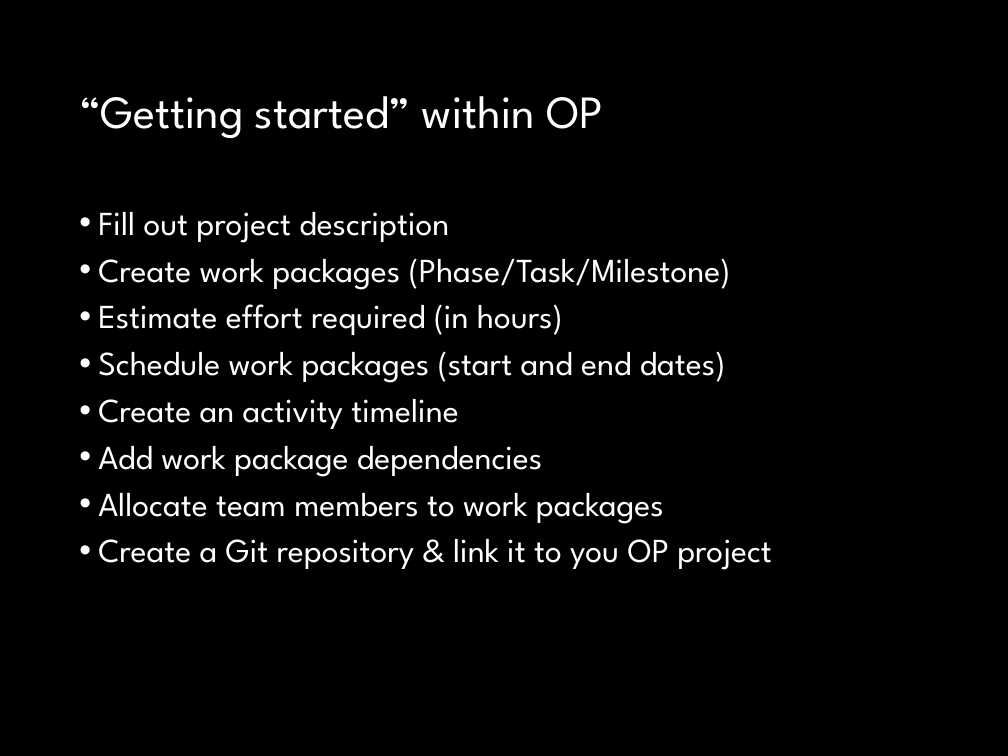
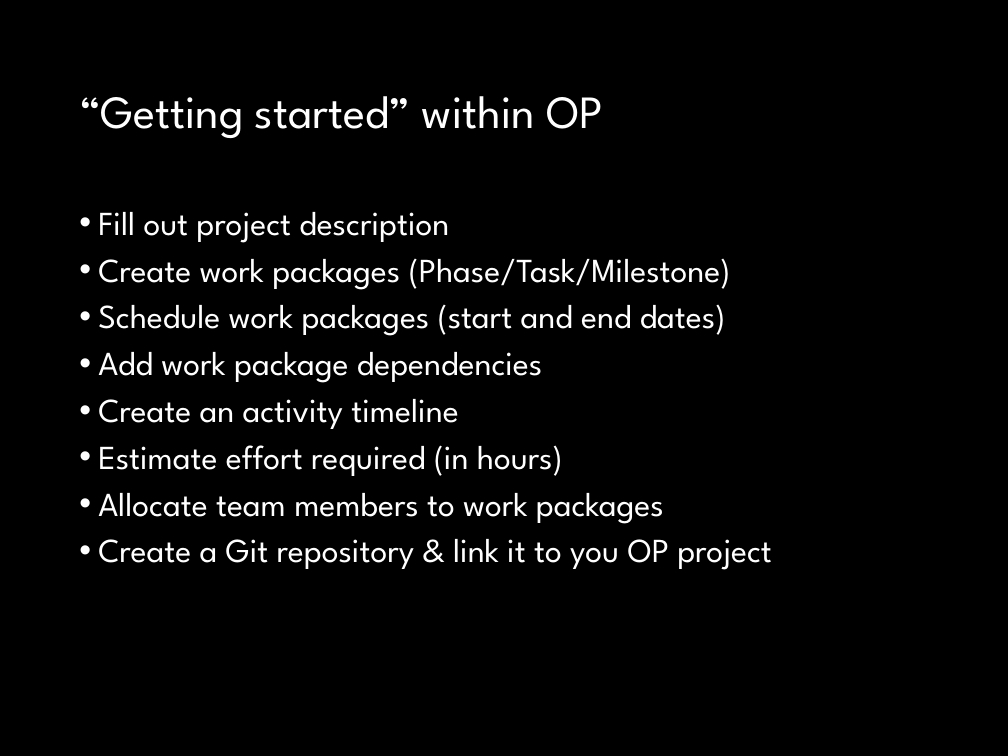
Before and after one commit to fossabot/SPE2018, a slide deck: slide 5 of Lecture Slides/02 Open Project.pptx. Drawn at 1008x756 pixels with LibreOffice and Linux fonts; fonts in the diff are those of the drawing. Boxes give left, top, right and bottom in pixels: in the first picture for what was removed or moved away, otherwise in the second. Text is boxed around its words. In the diff, an @@ line names an element or a change of style, - is before the commit and + after.

Commit message:
Added Activity Timeline getting started

```diff
--- a/Lecture Slides/02 Open Project.pptx
+++ b/Lecture Slides/02 Open Project.pptx
@@ text at [98, 305, 726, 429]: paragraphs added @@
+• Schedule work packages (start and end dates)
+• Add work package dependencies
+• Create an activity timeline
@@ text at [98, 352, 726, 477]: paragraphs removed @@
-• Schedule work packages (start and end dates)
-• Create an activity timeline
-• Add work package dependencies
```
Also in this commit, not shown: 6 other slides changed, 2 slides added, 2 slides removed, 1 other file.
